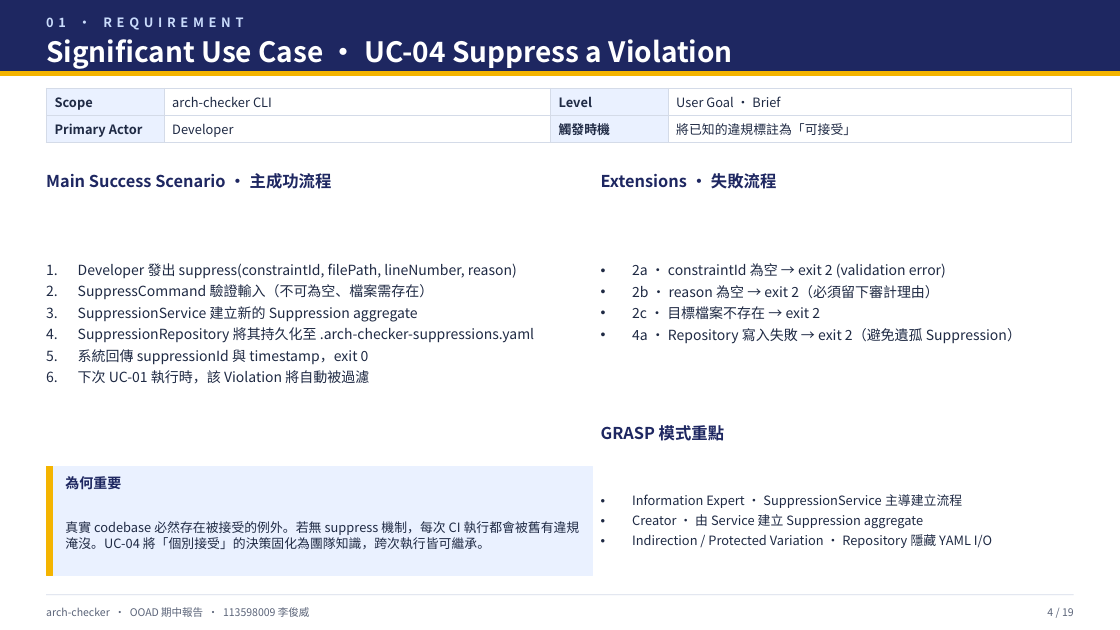
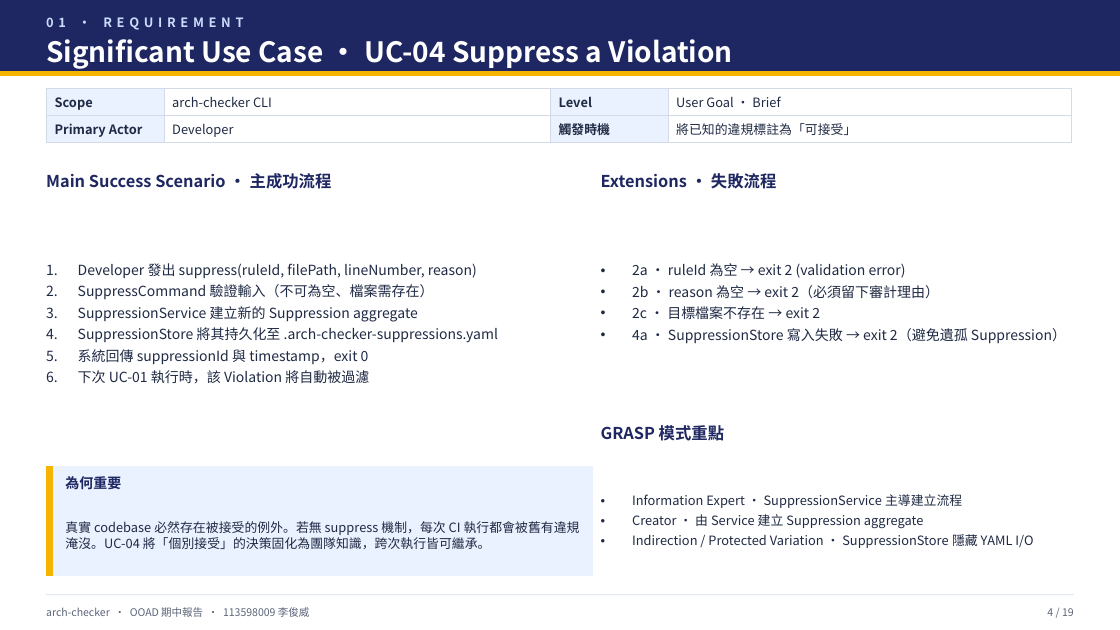
Before and after one commit to chun-wei0413/arch-checker, a slide deck: slide 5 of hw/Midterm/midterm-team6.pptx. Drawn at 1120x630 pixels with LibreOffice and Linux fonts; fonts in the diff are those of the drawing. Boxes give left, top, right and bottom in pixels: in the first picture for what was removed or moved away, otherwise in the second. Text is boxed around its words. In the diff, an @@ line names an element or a change of style, - is before the commit and + after.

```diff
--- a/hw/Midterm/midterm-team6.pptx
+++ b/hw/Midterm/midterm-team6.pptx
@@ text at [78, 263, 477, 279]: text changed @@
-1. Developer 發出 suppress(constraintId, filePath, lineNumber, reason)
+1. Developer 發出 suppress(ruleId, filePath, lineNumber, reason)
@@ text at [632, 263, 906, 278]: text changed @@
-• 2a · constraintId 為空 → exit 2 (validation error)
+• 2a · ruleId 為空 → exit 2 (validation error)
@@ text at [78, 327, 498, 343]: text changed @@
-4. SuppressionRepository 將其持久化至 .arch-checker-suppressions.yaml
+4. SuppressionStore 將其持久化至 .arch-checker-suppressions.yaml
@@ text at [632, 328, 1066, 344]: text changed @@
-• 4a · Repository 寫入失敗 → exit 2（避免遺孤 Suppression）
+• 4a · SuppressionStore 寫入失敗 → exit 2（避免遺孤 Suppression）
@@ text at [632, 534, 1033, 548]: text changed @@
-• Indirection / Protected Variation · Repository 隱藏 YAML I/O
+• Indirection / Protected Variation · SuppressionStore 隱藏 YAML I/O
```
Also in this commit, not shown: 13 other slides changed, 1 other file.
